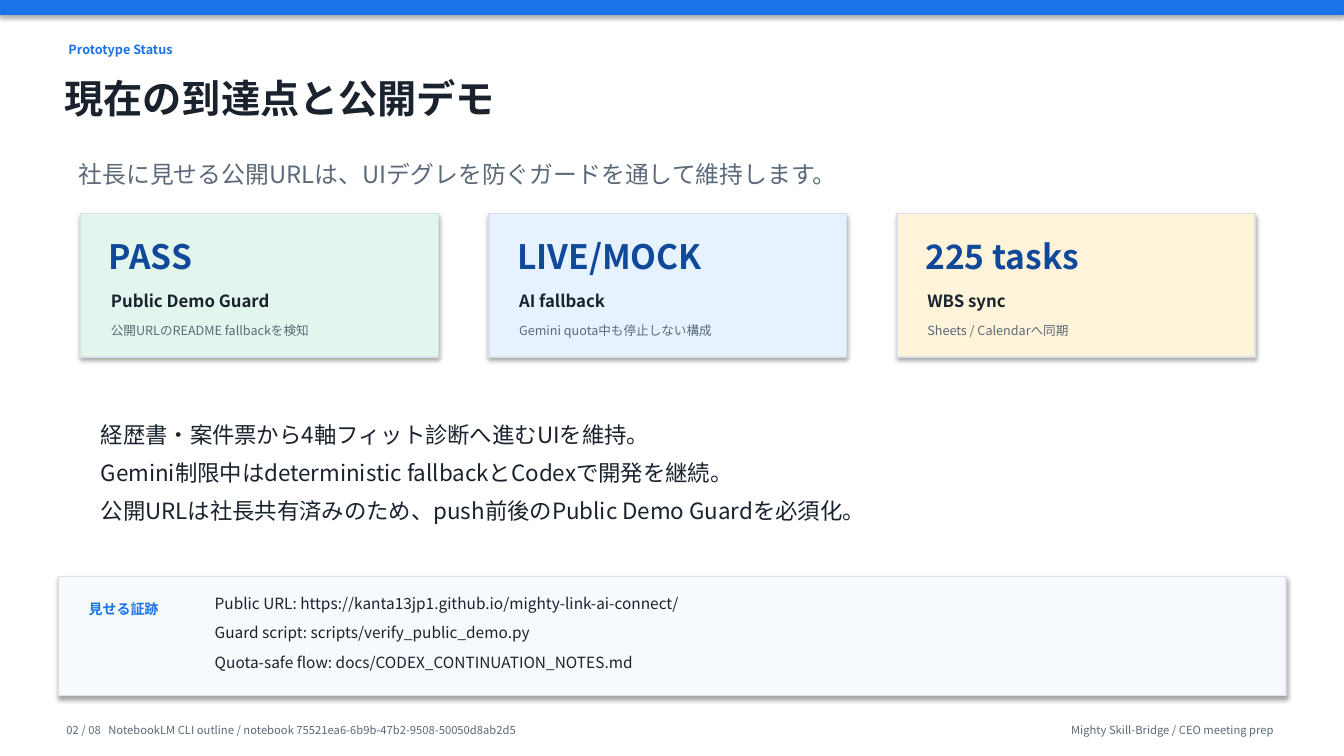
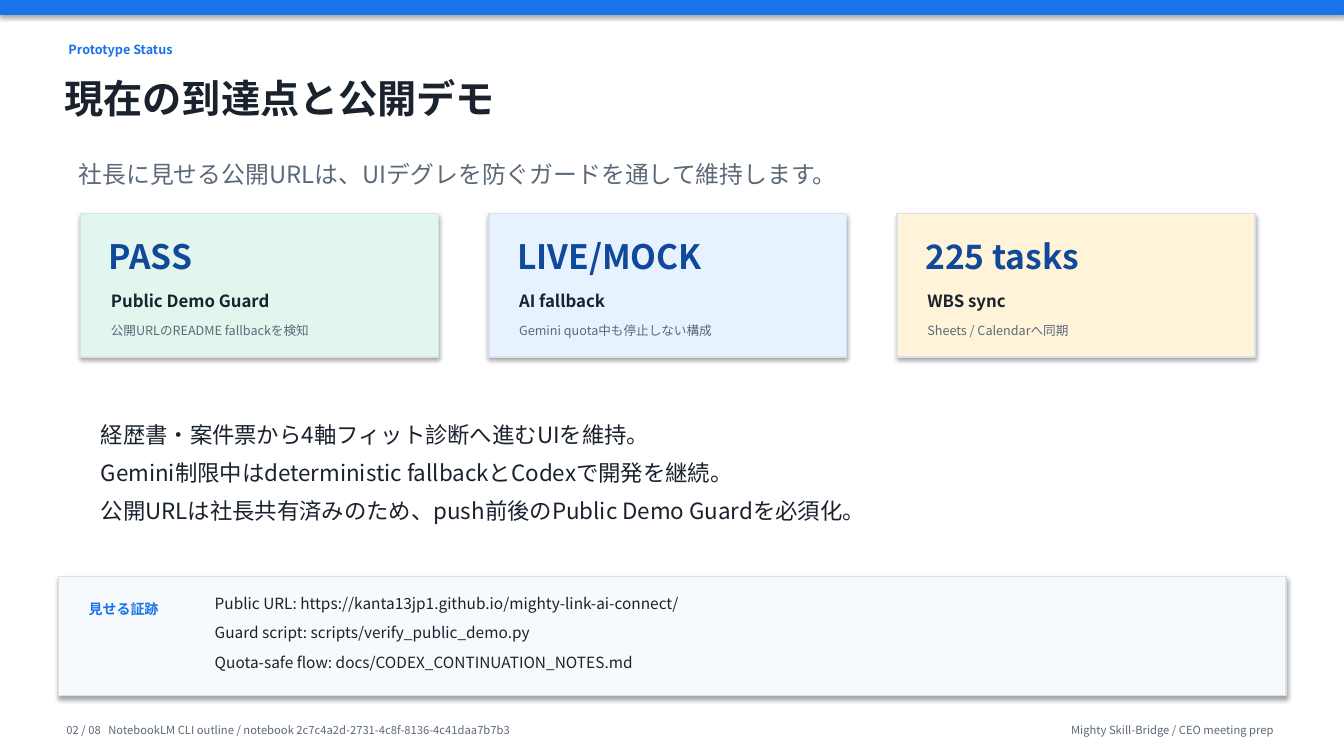
Before and after one commit to kanta13jp1/mighty-link-ai-connect, a slide deck: slide 2 of exports/knowledge_flow/mighty_skill_bridge_ceo_presentation_2026-06-02.pptx. Drawn at 1344x756 pixels with LibreOffice and Linux fonts; fonts in the diff are those of the drawing. Boxes give left, top, right and bottom in pixels: in the first picture for what was removed or moved away, otherwise in the second. Text is boxed around its words. In the diff, an @@ line names an element or a change of style, - is before the commit and + after.

```diff
--- a/exports/knowledge_flow/mighty_skill_bridge_ceo_presentation_2026-06-02.pptx
+++ b/exports/knowledge_flow/mighty_skill_bridge_ceo_presentation_2026-06-02.pptx
@@ text at [66, 725, 509, 734]: text changed @@
-02 / 08 NotebookLM CLI outline / notebook 75521ea6-6b9b-47b2-9508-50050d8ab2d5
+02 / 08 NotebookLM CLI outline / notebook 2c7c4a2d-2731-4c8f-8136-4c41daa7b7b3
```
Also in this commit, not shown: 7 other slides changed, 28 other files.
